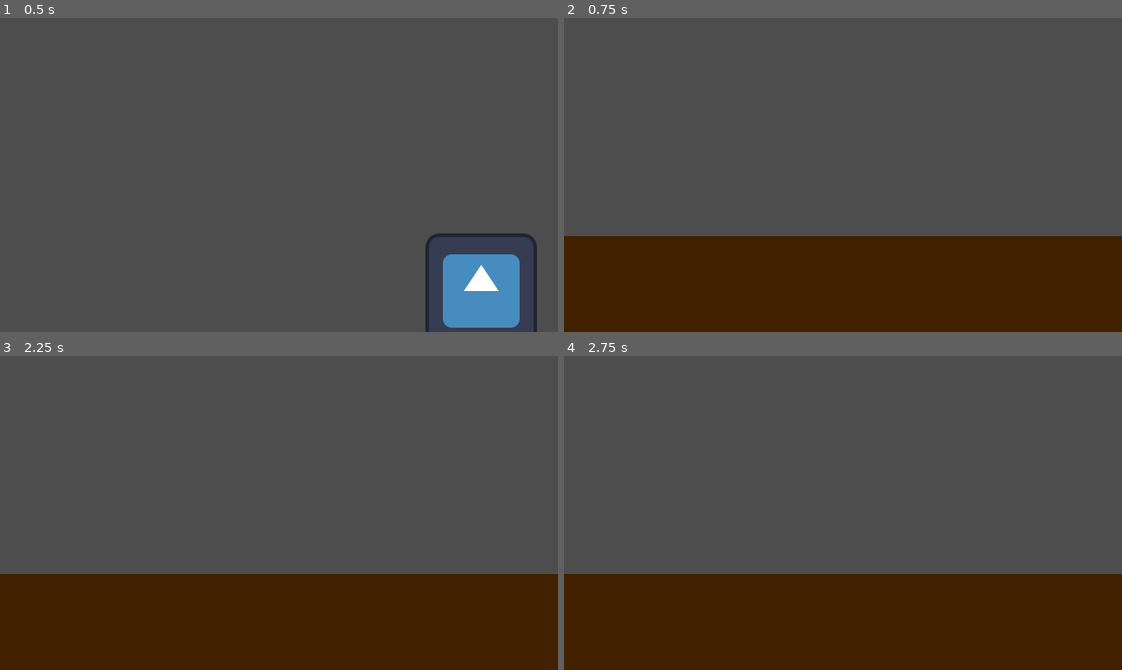
Above: before the commit, frames 1-4 (two rows, left to right).
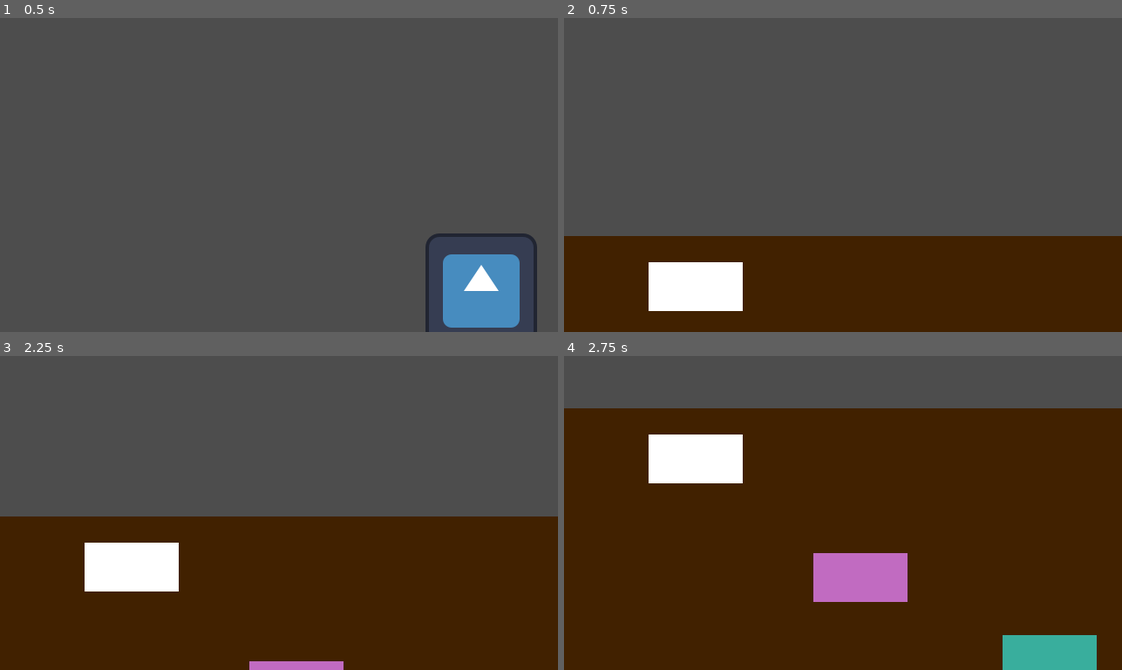
Above: after the commit, the same moments.

Repository: ImJulien/fallhacks
Game: Godot game, scene res://Scenes/title.tscn
Same seed, same stepped clock (60 frames per second), same inputs: the game is played once before the commit and once after it. The engine's default icon, where the game draws it, is replaced by a stand-in: a white triangle on a blue panel in a dark square.
Inputs (mouse positions are in pixels of both pictures, inside the frame that each line leads up to):
- Up to frame 1 (0.5 s): no input
- Up to frame 2 (0.75 s): click (1043, 291) at 0.5 s
- Up to frame 3 (2.25 s): tap Enter at 1.25 s; hold W (Up, bound only after the commit) 1.28-2.03 s; tap Space at 2 s; hold S (Down, bound only after the commit) from 2.03 s (still down)
- Up to frame 4 (2.75 s): keep holding S (Down, bound only after the commit)

Frame 1 is identical in both runs. In frame 2, 2.6% of the frame differs, in the area x 15-33%, y 77-94%; in frame 3, 20%; in frame 4, 56%, in the area x 0-100%, y 16-100%.

Commit message:
tweening table

Diff:
--- a/Scenes/main_game.tscn
+++ b/Scenes/main_game.tscn
@@ -1,10 +1,43 @@
-[gd_scene format=3 uid="uid://c2d3d0438e25a"]
+[gd_scene load_steps=2 format=3 uid="uid://c2d3d0438e25a"]
+
+[ext_resource type="Script" uid="uid://bcpdpierj8lt4" path="res://Scripts/main_game.gd" id="1_l756w"]
 
 [node name="MainGame" type="Node2D"]
+script = ExtResource("1_l756w")
 
 [node name="tbaleplaceholder" type="ColorRect" parent="."]
-offset_left = -25.0
 offset_top = 250.0
-offset_right = 678.0
-offset_bottom = 402.0
+offset_right = 703.0
+offset_bottom = 764.0
 color = Color(0.25637108, 0.12904409, 0, 1)
+
+[node name="ColorRect" type="ColorRect" parent="tbaleplaceholder"]
+layout_mode = 0
+offset_left = 97.0
+offset_top = 30.0
+offset_right = 205.0
+offset_bottom = 86.0
+
+[node name="ColorRect2" type="ColorRect" parent="tbaleplaceholder"]
+layout_mode = 0
+offset_left = 286.0
+offset_top = 166.0
+offset_right = 394.0
+offset_bottom = 222.0
+color = Color(0.756602, 0.42018205, 0.7581832, 1)
+
+[node name="ColorRect3" type="ColorRect" parent="tbaleplaceholder"]
+layout_mode = 0
+offset_left = 503.0
+offset_top = 260.0
+offset_right = 611.0
+offset_bottom = 316.0
+color = Color(0.22312784, 0.6832753, 0.61487883, 1)
+
+[node name="ColorRect4" type="ColorRect" parent="tbaleplaceholder"]
+layout_mode = 0
+offset_left = 295.0
+offset_top = 394.0
+offset_right = 403.0
+offset_bottom = 450.0
+color = Color(0.756602, 0.42018205, 0.7581832, 1)
--- /dev/null
+++ b/Scripts/main_game.gd
@@ -0,0 +1,14 @@
+extends Node2D
+
+@onready var ui_container := $tbaleplaceholder
+# 250 / -125
+
+func _process(_delta):
+	if Input.is_action_pressed("Down"):
+		var tween_down := create_tween()
+		tween_down.tween_property(ui_container, "position:y", -125, 0.4).set_ease(Tween.EASE_IN_OUT).set_trans(Tween.TRANS_SINE)
+		tween_down.play()
+	if Input.is_action_pressed("Up"):
+		var tween_down := create_tween()
+		tween_down.tween_property(ui_container, "position:y", 250, 0.4).set_ease(Tween.EASE_IN_OUT).set_trans(Tween.TRANS_SINE)
+		tween_down.play()
--- a/project.godot
+++ b/project.godot
@@ -42,6 +42,18 @@
 , Object(InputEventKey,"resource_local_to_scene":false,"resource_name":"","device":0,"window_id":0,"alt_pressed":false, …(185 unchanged characters)…
 ]
 }
+Down={
+"deadzone": 0.2,
+"events": [Object(InputEventKey,"resource_local_to_scene":false,"resource_name":"","device":-1,"window_id":0,"alt_pressed":false,"shift_pressed":false,"ctrl_pressed":false,"meta_pressed":false,"pressed":false,"keycode":0,"physical_keycode":83,"key_label":0,"unicode":115,"location":0,"echo":false,"script":null)
+, Object(InputEventKey,"resource_local_to_scene":false,"resource_name":"","device":0,"window_id":0,"alt_pressed":false,"shift_pressed":false,"ctrl_pressed":false,"meta_pressed":false,"pressed":false,"keycode":0,"physical_keycode":4194322,"key_label":0,"unicode":0,"location":0,"echo":false,"script":null)
+]
+}
+Up={
+"deadzone": 0.2,
+"events": [Object(InputEventKey,"resource_local_to_scene":false,"resource_name":"","device":-1,"window_id":0,"alt_pressed":false,"shift_pressed":false,"ctrl_pressed":false,"meta_pressed":false,"pressed":false,"keycode":0,"physical_keycode":87,"key_label":0,"unicode":119,"location":0,"echo":false,"script":null)
+, Object(InputEventKey,"resource_local_to_scene":false,"resource_name":"","device":0,"window_id":0,"alt_pressed":false,"shift_pressed":false,"ctrl_pressed":false,"meta_pressed":false,"pressed":false,"keycode":0,"physical_keycode":4194320,"key_label":0,"unicode":0,"location":0,"echo":false,"script":null)
+]
+}
 
 [rendering]
 
Not shown, added: Scripts/main_game.gd.uid
